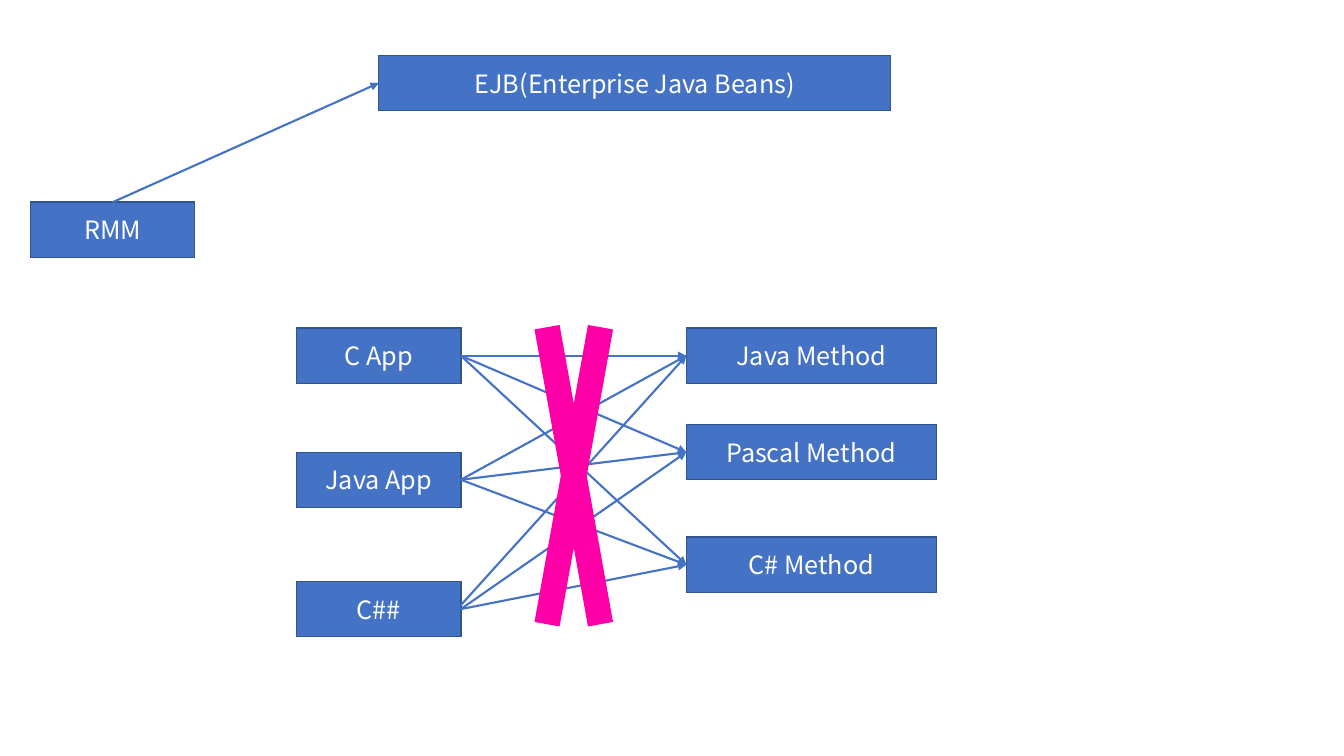
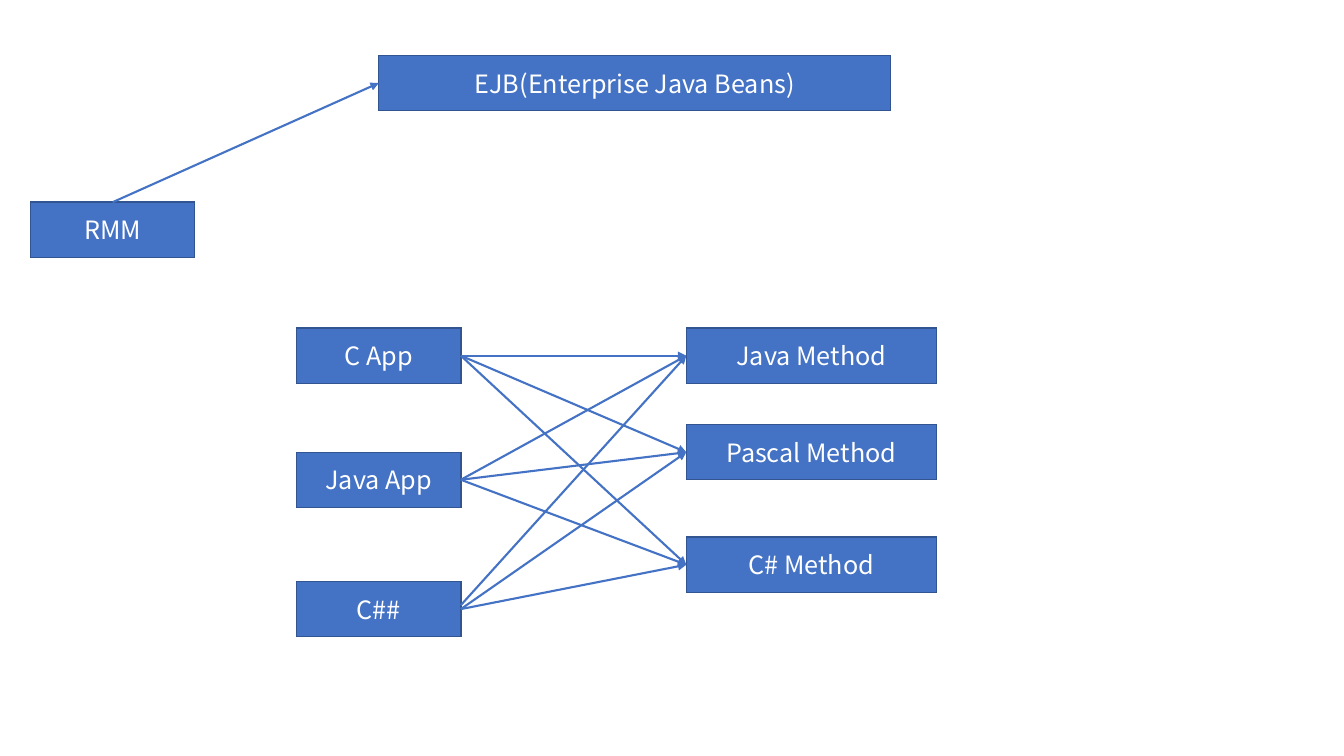
Before and after one commit to Dingadung/2022-study-workspace, a slide deck: slide 12 of study-note/자바/2022-08-22 내용정리.pptx. Drawn at 1344x756 pixels with LibreOffice and Linux fonts; fonts in the diff are those of the drawing. Boxes give left, top, right and bottom in pixels: in the first picture for what was removed or moved away, otherwise in the second. Text is boxed around its words. In the diff, an @@ line names an element or a change of style, - is before the commit and + after.

```diff
--- a/study-note/자바/2022-08-22 내용정리.pptx
+++ b/study-note/자바/2022-08-22 내용정리.pptx
@@ cross removed at (522,192,625,756) @@
```
Also in this commit, not shown: 1 other slide changed, 2 other files.
